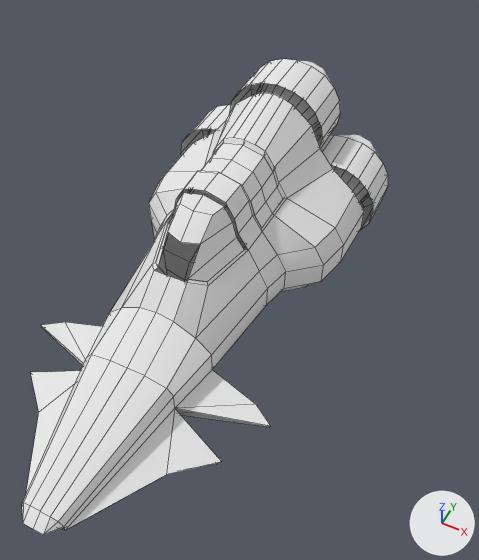
Before and after pictures for a commit that changed the OBJ model classic (white)/models/ninjamono.obj.
Rendered twice from a 50 mm lens placed at (0.765, -0.856, 1.873), pointed at (0.154, 0.365, 0.346). Arrows for +X, +Y and +Z are at lower right; the lights stay in place. Mesh edges are drawn as thin lines on the coarser meshes. Where no turn or scale is listed for an object, it has been applied to the vertices.
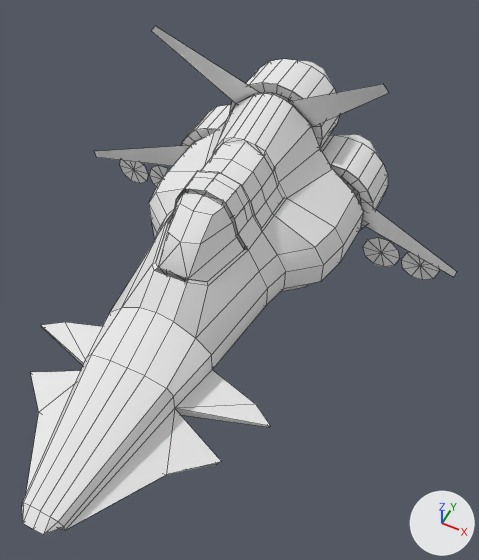
Edits to the bpy script that builds the scene:
```text
Add mat_none:
    mat_none = principled_material('None')
    mat_none.base_color = (0.8, 0.8, 0.8)  # white #e7e7e7
    mat_none.roughness = 1.0
Change me_mesh_0112_000:
    where me_mesh_0112_000.from_pydata(...)  # 46 vertices, 26 faces; spans x -0.149..0.149, y 0.235..0.724, z 0.39..0.582
    used by ob_mesh_0112_000; location = (0.0, 0.0, 0.0)
    verts and faces of me_mesh_0112_000; kept vertices keep their numbers, new ones are numbered from 46
    before: 22 (0.055, 0.311, 0.507) at pixel (200, 244), 23 (0.05, 0.235, 0.428) at pixel (187, 279), 31 (0.0, 0.291, 0.507) at pixel (180, 242), 37 (-0.05, 0.235, 0.428) at pixel (158, 267), 41 (-0.055, 0.311, 0.507) at pixel (167, 232)
    me_mesh_0112_000 part 1: the loose piece of 19 vertices spanning x -0.136..0.136, y 0.235..0.435, z 0.39..0.577 is copied, and the copy is scaled about its middle by (1.06, 1.1, 1.1), then moved by (0.0, 0.06, 0.0); it spans x -0.144..0.144, y 0.284..0.505, z 0.38..0.586
    me_mesh_0112_000 part 2
    add faces += [(23, 31, 37), (22, 31, 23), (31, 41, 37)]
Change me_mesh_0112_001:
    used by ob_mesh_0112_001; location = (0.0, 0.0, 0.0)
    remove me_mesh_0112_001.from_pydata(...)  # 248 vertices, 240 faces; spans x -0.399..0.399, y 0.948..1.295, z 0.086..0.656
    add me_mesh_0112_001.from_pydata(...)  # 332 vertices, 279 faces; spans x -0.399..0.399, y 0.948..1.295, z 0.086..0.656
    me_mesh_0112_001 part 3: a new loose piece of 30 vertices spanning x 0.077..0.399, y 0.95..0.953, z 0.086..0.404, in mat_tex_0006_0_dds_000 (its picture is missing)
    me_mesh_0112_001 part 4: a new loose piece of 28 vertices spanning x -0.399..-0.077, y 0.952..0.953, z 0.086..0.405, in mat_tex_0006_0_dds_000 (its picture is missing)
    me_mesh_0112_001 part 5: a new loose piece of 26 vertices spanning x -0.178..0.178, y 0.952..0.953, z 0.442..0.656, in mat_tex_0006_0_dds_000 (its picture is missing)
Add me_mesh_0112_004:
    me_mesh_0112_004.from_pydata(...)  # 16 vertices, 4 faces; spans x -0.743..0.743, y 0.831..0.963, z 0.174..0.831
    me_mesh_0112_004.materials.append(mat_material_005)  # white #e7e7e7
Add me_cylinder_001_cylinder_002:
    me_cylinder_001_cylinder_002.from_pydata(...)  # 40 vertices, 20 faces; spans x 0.396..0.685, y 0.911, z 0.04..0.175
    me_cylinder_001_cylinder_002.materials.append(mat_none)  # white #e7e7e7
Add me_cylinder:
    me_cylinder.from_pydata(...)  # 40 vertices, 20 faces; spans x -0.683..-0.394, y 0.911, z 0.04..0.175
    me_cylinder.materials.append(mat_none)  # white #e7e7e7
Add ob_mesh_0112_004:
    ob_mesh_0112_004 = bpy.data.objects.new('Mesh_0112.004', me_mesh_0112_004)
    ob_mesh_0112_004.location = (0.0, 0.0, 0.0)
Add ob_cylinder_001_cylinder_002:
    ob_cylinder_001_cylinder_002 = bpy.data.objects.new('Cylinder.001_Cylinder.002', me_cylinder_001_cylinder_002)
    ob_cylinder_001_cylinder_002.location = (0.0, 0.0, 0.0)
Add ob_cylinder:
    ob_cylinder = bpy.data.objects.new('Cylinder', me_cylinder)
    ob_cylinder.location = (0.0, 0.0, 0.0)
```

Boxes [x1, y1, x2, y2] around the edits, measured in the pictures (479 x 560 px):
'Mesh_0112.001', reshaped
    before: [181, 59, 388, 230]
    after: [182, 59, 388, 230]
'Mesh_0112.004', added
    after: [94, 26, 457, 277]
'Cylinder.001_Cylinder.002', added
    after: [363, 238, 439, 280]
'Cylinder', added
    after: [120, 160, 168, 187]
part 1 of me_mesh_0112_000, added
    after: [185, 189, 246, 249]
part 2 of me_mesh_0112_000, added
    after: [158, 233, 200, 279]
part 3 of me_mesh_0112_001, added
    after: [331, 165, 373, 230]
part 4 of me_mesh_0112_001, added
    after: [182, 129, 216, 146]
part 5 of me_mesh_0112_001, added
    after: [230, 83, 322, 146]
